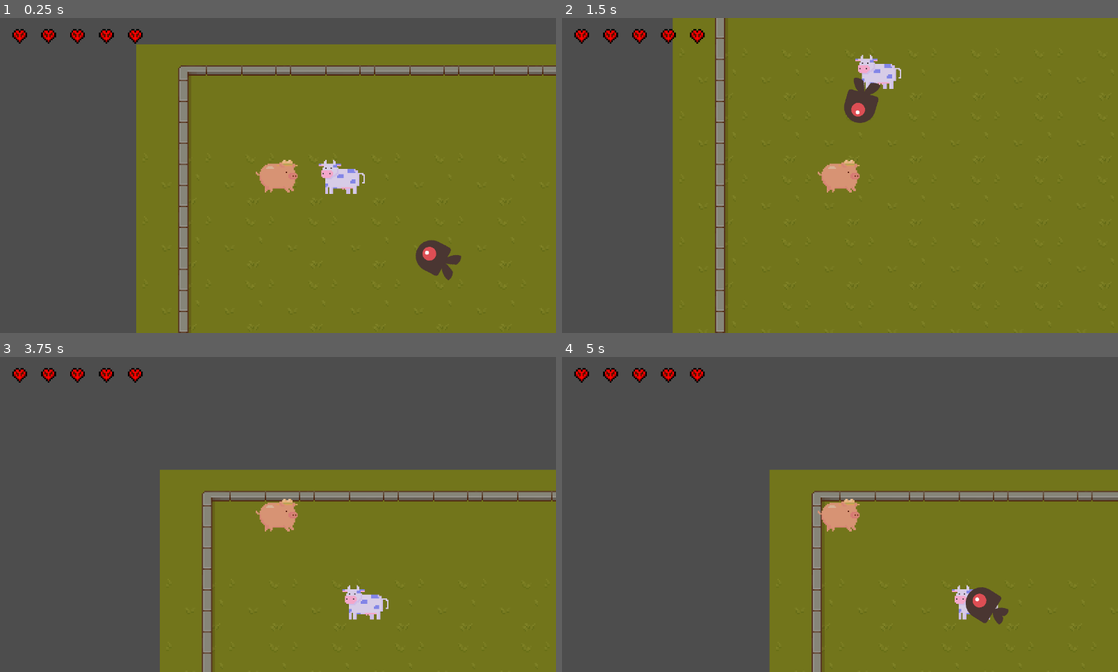
Above: before the commit, frames 1-4 (two rows, left to right).
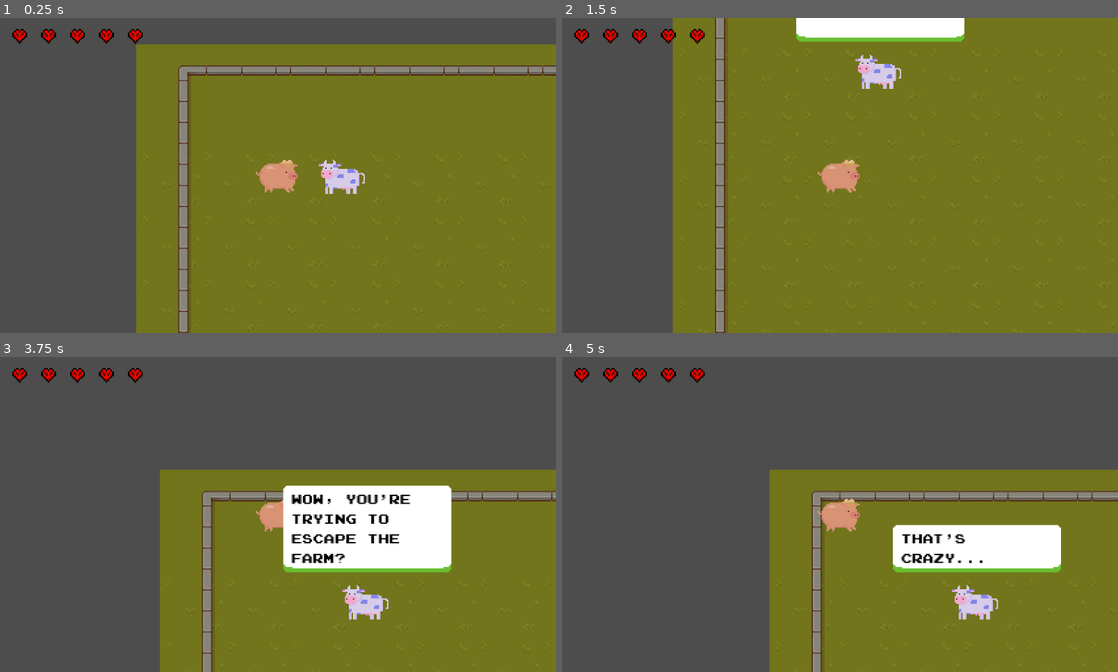
Above: after the commit, the same moments.

Repository: JasonLee4/MaizeRunnerGame
Game: Godot game, scene res://scenes/levels/main_level.tscn
Two runs of this game, one before a commit and one after it. Both use one fixed random seed, a clock stepped at 60 frames per second and the inputs below.
Inputs:
- Up to frame 1 (0.25 s): no input
- Up to frame 2 (1.5 s): hold D (right) 0.53-1.28 s; hold Space (space) 0.53-1.28 s; tap F (advance_dialogue, bound only after the commit) at 0.8, 1.35 s; hold S (down) from 1.28 s (still down)
- Up to frame 3 (3.75 s): tap Space (space) at 1.55, 3.05 s; tap Enter at 2, 3.5 s; release S (down) at 2.03 s; hold D (right) 2.03-2.78 s; hold Space (space) 2.03-2.78 s; tap F (advance_dialogue, bound only after the commit) at 2.3, 2.85 s; hold W (up) 2.78-3.53 s; hold A (left) from 3.53 s (still down); hold Space (space) from 3.53 s (still down)
- Up to frame 4 (5 s): keep holding A (left); tap F (advance_dialogue, bound only after the commit) at 3.8, 4.35 s; release Space (space) at 4.28 s; tap Space (space) at 4.55 s

The runs differ from the first frame. In frame 1, 0.6% of the frame differs, in the area x 74-83%, y 70-84%; in frame 2, 2.9%; in frame 3, 8.3%, in the area x 50-82%, y 40-69%; in frame 4, 5.2%.

Commit message:
added dialogue

Diff:
--- /dev/null
+++ b/globals/dialogue_manager.gd
@@ -0,0 +1,46 @@
+extends Node
+
+@onready var textbox_scene: PackedScene = preload("res://scenes/ui/textbox.tscn")
+
+var dialog_lines: Array[String] = []
+var current_line_index = 0
+
+var textbox
+var textbox_position: Vector2
+
+var is_dialogue_active = false
+var can_advance_line = false
+
+func start_dialogue(position: Vector2, lines: Array[String]):
+	if is_dialogue_active:
+		return
+
+	dialog_lines = lines
+	textbox_position = position
+	_show_text_box()
+	is_dialogue_active = true
+
+func _show_text_box():
+	textbox = textbox_scene.instantiate()
+	textbox.finished_displaying.connect(_on_textbox_finished_displaying)
+	get_tree().root.add_child(textbox)
+	textbox.global_position = textbox_position
+	textbox.display_text(dialog_lines[current_line_index])
+	can_advance_line = false
+
+func _on_textbox_finished_displaying():
+	can_advance_line = true
+
+func _unhandled_input(event):
+	if (
+		event.is_action_pressed("advance_dialogue") and
+		is_dialogue_active and
+		can_advance_line
+	):
+		textbox.queue_free()
+		current_line_index += 1
+		if current_line_index >= dialog_lines.size():
+			is_dialogue_active = false
+			current_line_index = 0
+			return
+		_show_text_box()
--- a/project.godot
+++ b/project.godot
@@ -17,6 +17,7 @@
 [autoload]
 
 Globals="*res://globals/globals.gd"
+DialogueManager="*res://globals/dialogue_manager.gd"
 
 [display]
 
@@ -54,6 +55,16 @@
 "events": [Object(InputEventKey,"resource_local_to_scene":false,"resource_name":"","device":0,"window_id":0,"alt_pressed":false,"shift_pressed":false,"ctrl_pressed":false,"meta_pressed":false,"pressed":false,"keycode":0,"physical_keycode":32,"key_label":0,"unicode":0,"echo":false,"script":null)
 ]
 }
+advance_dialogue={
+"deadzone": 0.5,
+"events": [Object(InputEventKey,"resource_local_to_scene":false,"resource_name":"","device":-1,"window_id":0,"alt_pressed":false,"shift_pressed":false,"ctrl_pressed":false,"meta_pressed":false,"pressed":false,"keycode":0,"physical_keycode":70,"key_label":0,"unicode":102,"echo":false,"script":null)
+]
+}
+interact={
+"deadzone": 0.5,
+"events": [Object(InputEventKey,"resource_local_to_scene":false,"resource_name":"","device":-1,"window_id":0,"alt_pressed":false,"shift_pressed":false,"ctrl_pressed":false,"meta_pressed":false,"pressed":false,"keycode":0,"physical_keycode":70,"key_label":0,"unicode":102,"echo":false,"script":null)
+]
+}
 
 [layer_names]
 
--- /dev/null
+++ b/scenes/characters/cow.gd
@@ -0,0 +1,17 @@
+extends StaticBody2D
+
+@onready var interaction_area = $Area2D
+
+const lines: Array[String] = [
+	"Hey!",
+	"Wow, you're trying to escape the farm?",
+	"That's crazy...",
+	"Press space to dash!",
+]
+
+func _unhandled_input(event):
+	if event.is_action_pressed("interact"):
+		print("interact pressed")
+		if interaction_area.get_overlapping_bodies().size() > 0:
+			print("overlap detected")
+			DialogueManager.start_dialogue(global_position, lines)
--- a/scenes/characters/cow.tscn
+++ b/scenes/characters/cow.tscn
@@ -1,6 +1,10 @@
-[gd_scene load_steps=3 format=3 uid="uid://glrhtxg4gl54"]
+[gd_scene load_steps=5 format=3 uid="uid://glrhtxg4gl54"]
 
 [ext_resource type="Texture2D" uid="uid://c6quqmbnl4y3m" path="res://assets/spritesheets/cow.png" id="1_7ur7d"]
+[ext_resource type="Script" path="res://scenes/characters/cow.gd" id="1_s36mx"]
+
+[sub_resource type="RectangleShape2D" id="RectangleShape2D_cptoj"]
+size = Vector2(66, 22)
 
 [sub_resource type="CapsuleShape2D" id="CapsuleShape2D_chy1d"]
 radius = 9.0
@@ -8,6 +12,15 @@
 [node name="Cow" type="StaticBody2D"]
 collision_layer = 2
 collision_mask = 13
+script = ExtResource("1_s36mx")
+
+[node name="Area2D" type="Area2D" parent="."]
+collision_layer = 16
+
+[node name="CollisionShape2D" type="CollisionShape2D" parent="Area2D"]
+position = Vector2(-14, 5)
+shape = SubResource("RectangleShape2D_cptoj")
+debug_color = Color(0.596078, 0.372549, 1, 0.419608)
 
 [node name="CollisionShape2D" type="CollisionShape2D" parent="."]
 position = Vector2(-1, 1)
--- a/scenes/levels/main_level.tscn
+++ b/scenes/levels/main_level.tscn
@@ -1568,13 +1568,14 @@
 layer_1/name = "walls"
 layer_1/tile_data = PackedInt32Array(65538, 131074, 2, 131074, 131074, 3, 196610, 131074, 4, 65539, 196610, 2, 65540, 2 …(3549 unchanged characters)…
 
+[node name="Cow" parent="." instance=ExtResource("5_72f2b")]
+position = Vector2(158, 102)
+
 [node name="Pig" parent="." instance=ExtResource("1_u1kou")]
 position = Vector2(108, 100)
 
-[node name="Cow" parent="." instance=ExtResource("5_72f2b")]
-position = Vector2(158, 102)
-
 [node name="Enemy" parent="." instance=ExtResource("6_a3uyv")]
+visible = false
 position = Vector2(251, 175)
 
 [node name="UI" parent="." instance=ExtResource("8_5v54e")]
--- /dev/null
+++ b/scenes/levels/npc_room.tscn
@@ -0,0 +1,20 @@
+[gd_scene load_steps=4 format=3 uid="uid://bg30n3dhay5yw"]
+
+[ext_resource type="PackedScene" uid="uid://cj72oa0j0cfj6" path="res://scenes/characters/pig.tscn" id="1_uvwll"]
+[ext_resource type="PackedScene" uid="uid://glrhtxg4gl54" path="res://scenes/characters/cow.tscn" id="2_pk7e7"]
+
+[sub_resource type="TileSet" id="TileSet_vmpfc"]
+
+[node name="NPC Room" type="Node2D"]
+
+[node name="Environment" type="Node2D" parent="."]
+
+[node name="TileMap" type="TileMap" parent="Environment"]
+tile_set = SubResource("TileSet_vmpfc")
+format = 2
+
+[node name="Pig" parent="." instance=ExtResource("1_uvwll")]
+position = Vector2(215, 124)
+
+[node name="Cow" parent="." instance=ExtResource("2_pk7e7")]
+position = Vector2(330, 125)
--- /dev/null
+++ b/scenes/ui/pixel_font_theme.tres
@@ -0,0 +1,7 @@
+[gd_resource type="Theme" load_steps=2 format=3 uid="uid://dyf2lirsvv3bu"]
+
+[ext_resource type="FontFile" uid="uid://cb6u7h12t2r43" path="res://assets/ui/joystix monospace.otf" id="1_x6pni"]
+
+[resource]
+default_font = ExtResource("1_x6pni")
+default_font_size = 30
--- /dev/null
+++ b/scenes/ui/textbox.gd
@@ -0,0 +1,51 @@
+extends MarginContainer
+
+signal finished_displaying()
+
+@onready var label = $MarginContainer/Label
+@onready var timer = $LetterDisplayTimer
+
+const MAX_WIDTH = 128
+var text = ""
+var letter_index = 0
+
+var letter_time = 0.03
+var space_time = 0.06
+var punctuation_time = 0.2
+
+func display_text(text_to_display):
+	text = text_to_display
+	label.text = text_to_display
+
+	await resized
+	custom_minimum_size.x = min(size.x, MAX_WIDTH)
+
+	if size.x > MAX_WIDTH:
+		label.autowrap_mode = TextServer.AUTOWRAP_WORD
+		await resized # await for x resize
+		await resized # await for y resize
+		custom_minimum_size.y = size.y
+
+	global_position.x -= size.x / 2
+	global_position.y -= size.y + 24
+
+	label.text = ""
+	_display_letter()
+
+func _display_letter():
+	label.text += text[letter_index]
+
+	letter_index += 1
+	if letter_index >= text.length():
+		finished_displaying.emit()
+		return
+	match text[letter_index]:
+		"!", ",", ".", "?":
+			timer.start(punctuation_time)
+		" ":
+			timer.start(space_time)
+		_:
+			timer.start(letter_time)
+
+func _on_letter_display_timer_timeout():
+	_display_letter()
--- /dev/null
+++ b/scenes/ui/textbox.tscn
@@ -0,0 +1,38 @@
+[gd_scene load_steps=4 format=3 uid="uid://c1t8t7uotljss"]
+
+[ext_resource type="Script" path="res://scenes/ui/textbox.gd" id="1_efifs"]
+[ext_resource type="Texture2D" uid="uid://cc736k2f32axr" path="res://assets/ui/textbox.png" id="1_ms35v"]
+[ext_resource type="FontFile" uid="uid://cb6u7h12t2r43" path="res://assets/ui/joystix monospace.otf" id="3_w3770"]
+
+[node name="Textbox" type="MarginContainer"]
+offset_right = 32.0
+offset_bottom = 32.0
+script = ExtResource("1_efifs")
+
+[node name="NinePatchRect" type="NinePatchRect" parent="."]
+layout_mode = 2
+texture = ExtResource("1_ms35v")
+region_rect = Rect2(0, 0, 48, 48)
+patch_margin_left = 16
+patch_margin_top = 16
+patch_margin_right = 16
+patch_margin_bottom = 16
+
+[node name="MarginContainer" type="MarginContainer" parent="."]
+layout_mode = 2
+theme_override_constants/margin_left = 6
+theme_override_constants/margin_top = 4
+theme_override_constants/margin_right = 6
+theme_override_constants/margin_bottom = 5
+
+[node name="Label" type="Label" parent="MarginContainer"]
+layout_mode = 2
+theme_override_colors/font_color = Color(0, 0, 0, 1)
+theme_override_fonts/font = ExtResource("3_w3770")
+theme_override_font_sizes/font_size = 10
+vertical_alignment = 1
+
+[node name="LetterDisplayTimer" type="Timer" parent="."]
+one_shot = true
+
+[connection signal="timeout" from="LetterDisplayTimer" to="." method="_on_letter_display_timer_timeout"]
Binary file added: assets/ui/joystix monospace.otf
Not shown, added: assets/ui/joystix monospace.otf.import
Binary file added: assets/ui/textbox.png
Not shown, added: assets/ui/textbox.png.import
